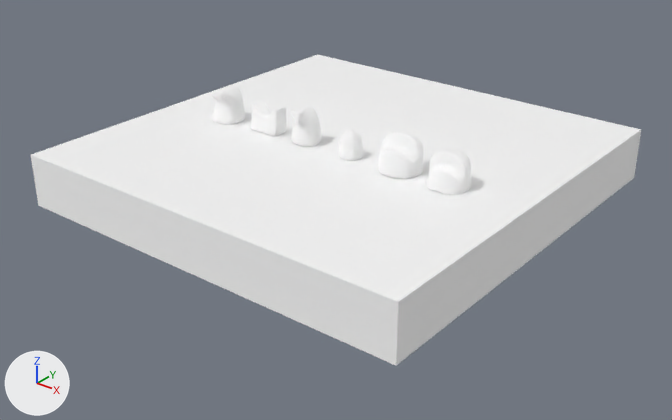
Two versions of the glTF model assets/pieces.glb, one commit apart.
Rendered twice from a 50 mm camera at (9.86, -12.62, 6.36) aimed at (0.16, -0.5, -1.16). The axes (+X, +Y, +Z) are drawn at lower left. The lights are the same throughout. The picture after the commit comes second. Where no turn or scale is listed for an object, it has been applied to the vertices.

The scene before the commit, as lines of its bpy script (objects in view):
```python
me_cube_002 = bpy.data.meshes.new('Cube.002')
me_cube_002.from_pydata(...)  # a box spanning x -4.0..4.0, y -4.0..4.0, z -0.5..0.5
me_cube_002.materials.append(mat_material_001)  # white #ffffff
me_mesh_0_003 = bpy.data.meshes.new('mesh_0.003')
me_mesh_0_003.from_pydata(...)  # 363 vertices, 722 faces; spans x -0.382..0.384, y -0.362..0.36, z -0.348..0.275
me_mesh_0_003.materials.append(mat_material12)  # white #ffffff
me_mesh_0_004 = bpy.data.meshes.new('mesh_0.004')
me_mesh_0_004.from_pydata(...)  # 451 vertices, 898 faces; spans x -0.386..0.389, y -0.361..0.367, z -0.348..0.344
me_mesh_0_004.materials.append(mat_material12)  # white #ffffff
ob_board = bpy.data.objects.new('board', me_cube_002)
ob_board.location = (0.0, 0.0, -0.5)
ob_k = bpy.data.objects.new('k', me_mesh_0_004)
ob_k.location = (1.54, -0.49, 0.35)
ob_q = bpy.data.objects.new('q', me_mesh_0_003)
ob_q.location = (2.53, -0.49, 0.35)
# also in view: 'p' at (0.5, -0.5, 0.26); 'n' at (-0.56, -0.49, 0.35); 'r' at (-1.49, -0.49, 0.27); 'b' at (-2.5, -0.5, 0.33)
```
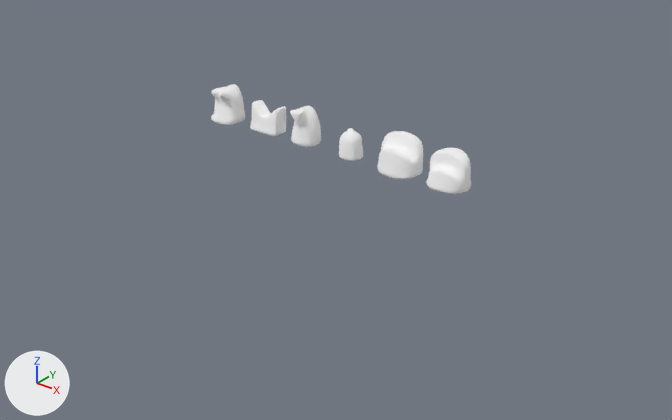
Changed parts and their boxes (x1, y1, x2, y2) in the pictures (672 x 420 px):
'board', deleted: before (31, 54, 641, 365)

Diff of the bpy script that builds the scene:
```diff
--- a/assets/pieces.glb.py
+++ b/assets/pieces.glb.py
@@ ob_board @@
-ob_board = bpy.data.objects.new('board', me_cube_002)
-ob_board.location = (0.0, 0.0, -0.5)
```
